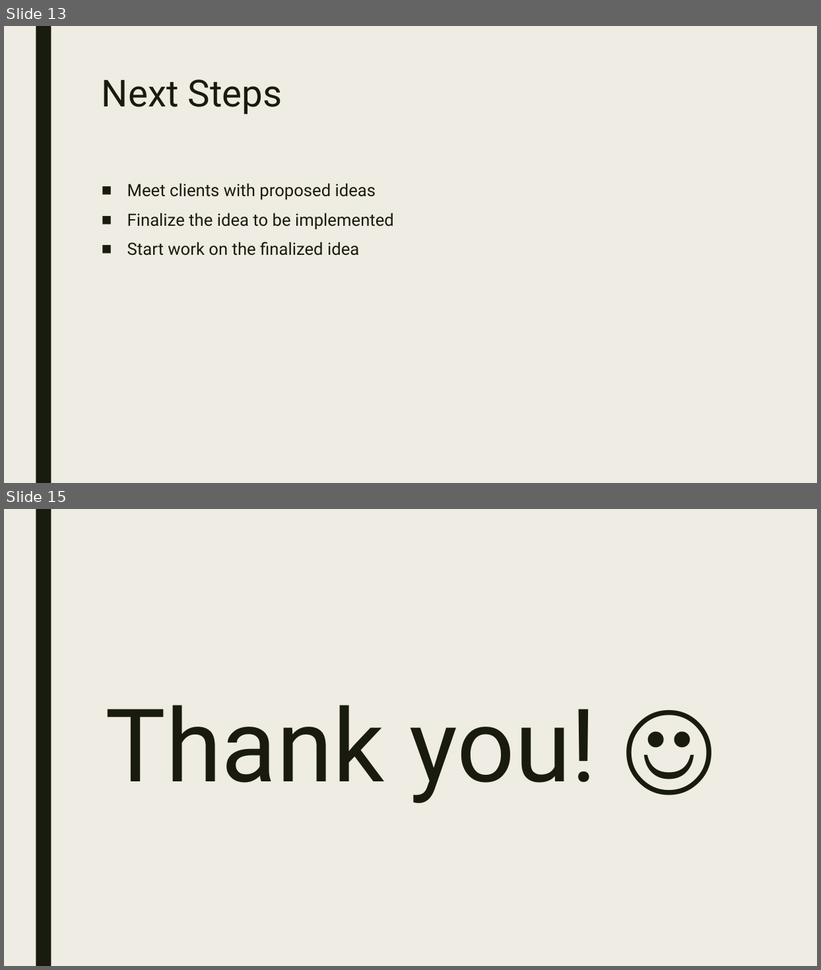
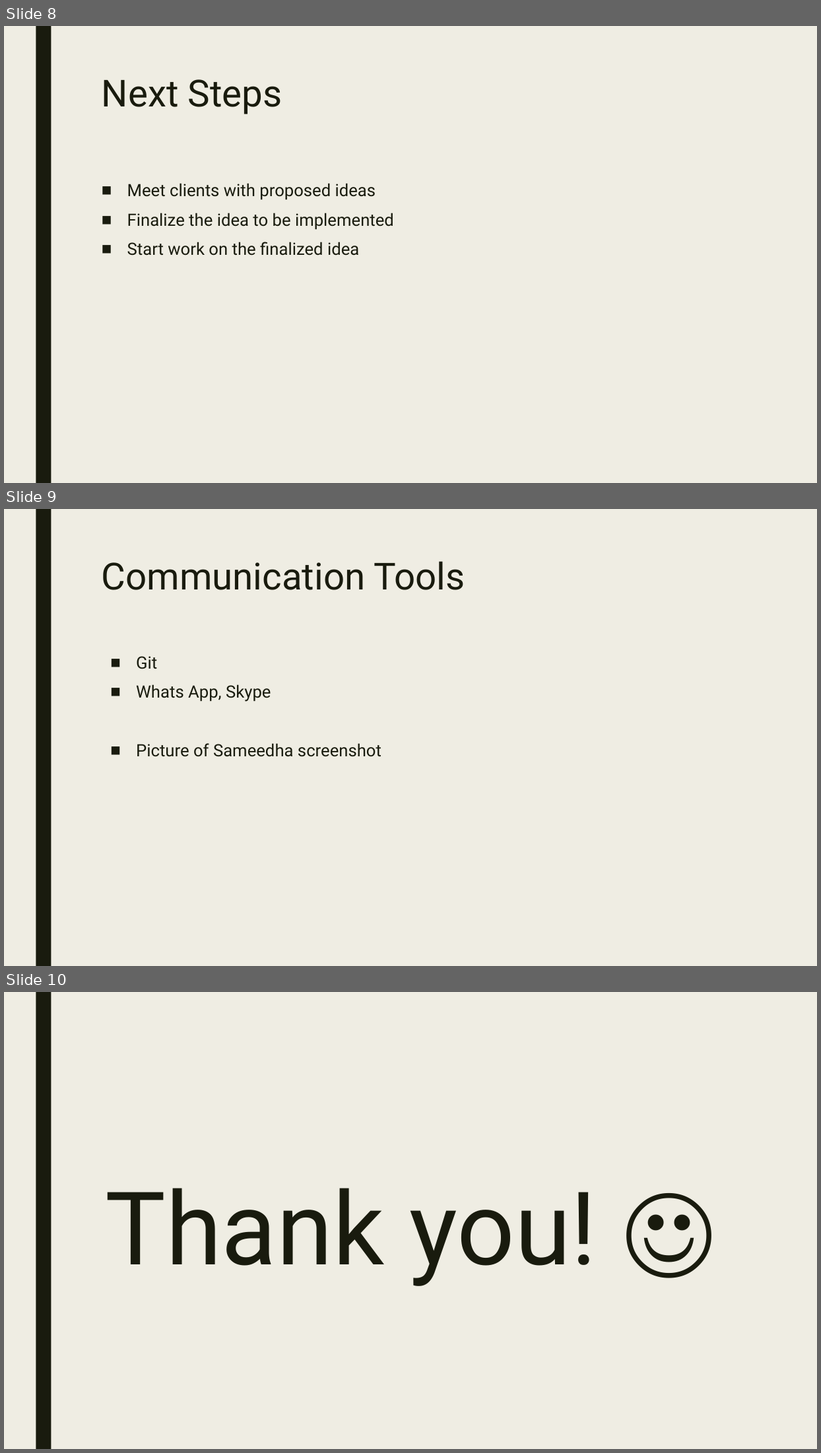
Before and after one commit to eweitnauer/gm-play-iub-2017, a slide deck: demo_1/docs/GM_One.pptx. Shown one above the other, each under a label of ours: slides 13 and 15 before the commit, slides 8, 9 and 10 after it; the slides between them are not shown. The pictures are 821x970 and 821x1453 pixels, drawn with LibreOffice and Linux fonts; fonts in the diff are those of the drawing. Boxes give left, top, right and bottom in pixels: in the first picture for what was removed or moved away, otherwise in the second. Text is boxed around its words. In the diff, an @@ line names an element or a change of style, - is before the commit and + after.

```diff
--- a/demo_1/docs/GM_One.pptx
+++ b/demo_1/docs/GM_One.pptx
@@ slide 9 added at box(4, 509, 817, 966), background #EFEDE3; not listed: 1 template element that a slide beside it also shows @@
@@ title added at box(102, 561, 465, 590), 44 pt, text #191B0E @@
+Communication Tools
@@ text added at box(136, 656, 382, 757), 20 pt, text #191B0E @@
+■ Git
+■ Whats App, Skype
+■ Picture of Sameedha screenshot
@@ what was slide 13 is now slide 8 @@
@@ what was slide 15 is now slide 10 @@
```
Also in this commit, not shown: 3 slides changed, 3 other slides added, 9 slides removed, 3 other files.
